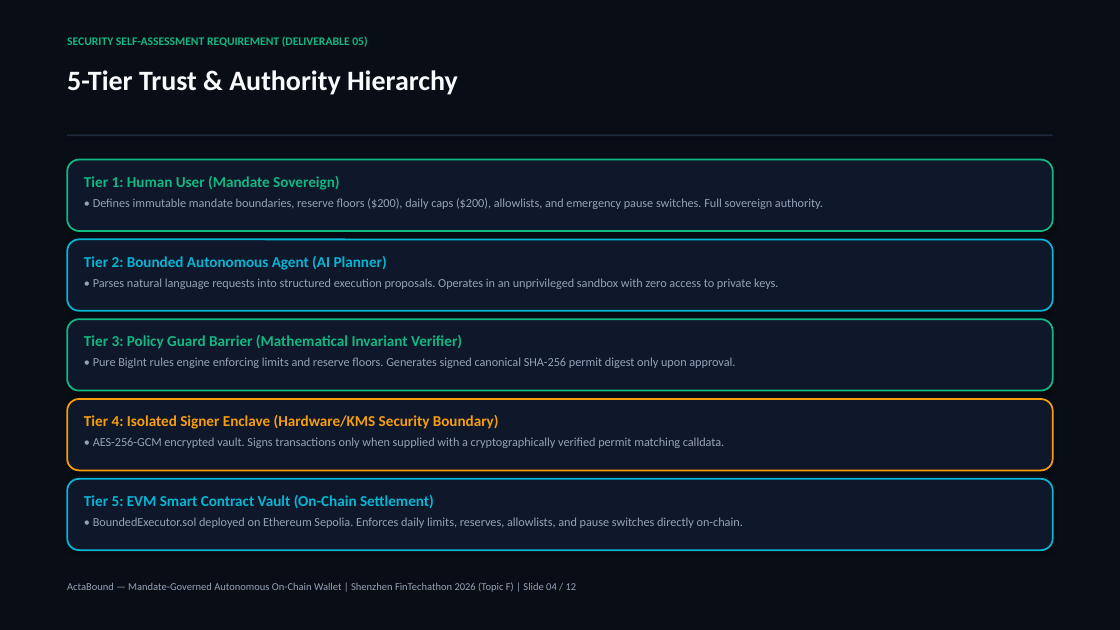
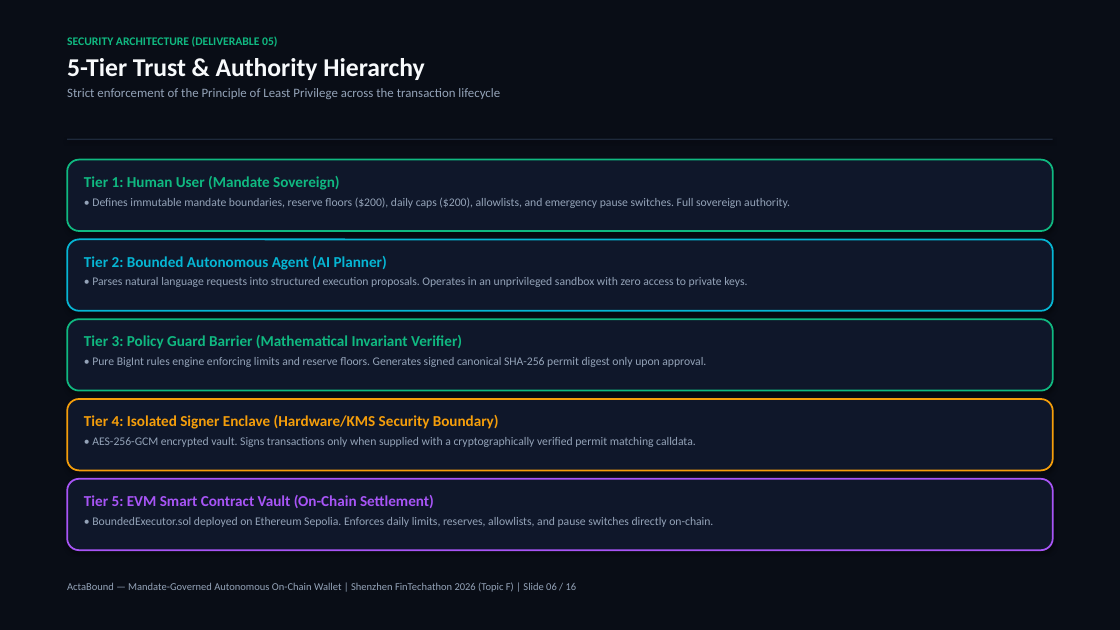
Before and after one commit to Iffti-Hasan/ActaBound, a slide deck: slide 6 of docs/submission/deck/ActaBound_Presentation_Deck.pptx (slide 4 before the commit). Drawn at 1120x630 pixels with LibreOffice and Linux fonts; fonts in the diff are those of the drawing. Boxes give left, top, right and bottom in pixels: in the first picture for what was removed or moved away, otherwise in the second. Text is boxed around its words. In the diff, an @@ line names an element or a change of style, - is before the commit and + after.

Commit message:
docs: expand master technical dossier and 16-slide rich presentation deck with full details

```diff
--- a/docs/submission/deck/ActaBound_Presentation_Deck.pptx
+++ b/docs/submission/deck/ActaBound_Presentation_Deck.pptx
@@ text at (67,36,277,47): paragraph added @@
+SECURITY ARCHITECTURE (DELIVERABLE 05)
@@ text at (67,58,424,80): size 24 to 22 pt in "5-Tier Trust & Authority Hierarchy"; more space between paragraphs @@
@@ text "SECURITY ARCHITECTURE (DELIVERABLE 05)": place and size @@
-text "SECURITY ARCHITECTURE (DELIVERABLE 05)" at (67,70,458,95)
+text "SECURITY ARCHITECTURE (DELIVERABLE 05)" at (67,36,500,99)
@@ text removed at (67,36,367,47) @@
-SECURITY SELF-ASSESSMENT REQUIREMENT (DELIVERABLE 05)
@@ text at (67,88,500,99): paragraph added @@
+Strict enforcement of the Principle of Least Privilege across the transaction lifecycle
@@ rectangle: place and size @@
-rectangle at (67,134,1053,136)
+rectangle at (67,139,1053,139)
@@ text at (92,198,790,208): size 10.5 to 10 pt in "• Defines immutable mandate boundaries, reserve floors ..." @@
@@ text at (92,277,747,287): size 10.5 to 10 pt in "• Parses natural language requests into structured ..." @@
@@ text at (92,357,706,367): size 10.5 to 10 pt in "• Pure BigInt rules engine enforcing limits ..." @@
@@ text at (92,437,696,447): size 10.5 to 10 pt in "• AES-256-GCM encrypted vault. Signs transactions only ..." @@
@@ rounded rectangle at (67,479,1053,550): outline #06B6D4 1.5 pt to #A855F7 1.5 pt @@
@@ text "Tier 5: EVM Smart Contract ..." at (84,495,713,527): text colour #06B6D4 to #A855F7 in "Tier 5: EVM Smart Contract Vault (On-Chain ..."; size 10.5 to 10 pt in "• BoundedExecutor.sol deployed on Ethereum Sepolia. Enforces ..." @@
@@ text at (67,582,577,592): text changed @@
-ActaBound — Mandate-Governed Autonomous On-Chain Wallet | Shenzhen FinTechathon 2026 (Topic F) | Slide 04 / 12
+ActaBound — Mandate-Governed Autonomous On-Chain Wallet | Shenzhen FinTechathon 2026 (Topic F) | Slide 06 / 16
```
Also in this commit, not shown: 11 other slides changed, 4 slides added, 3 other files.
